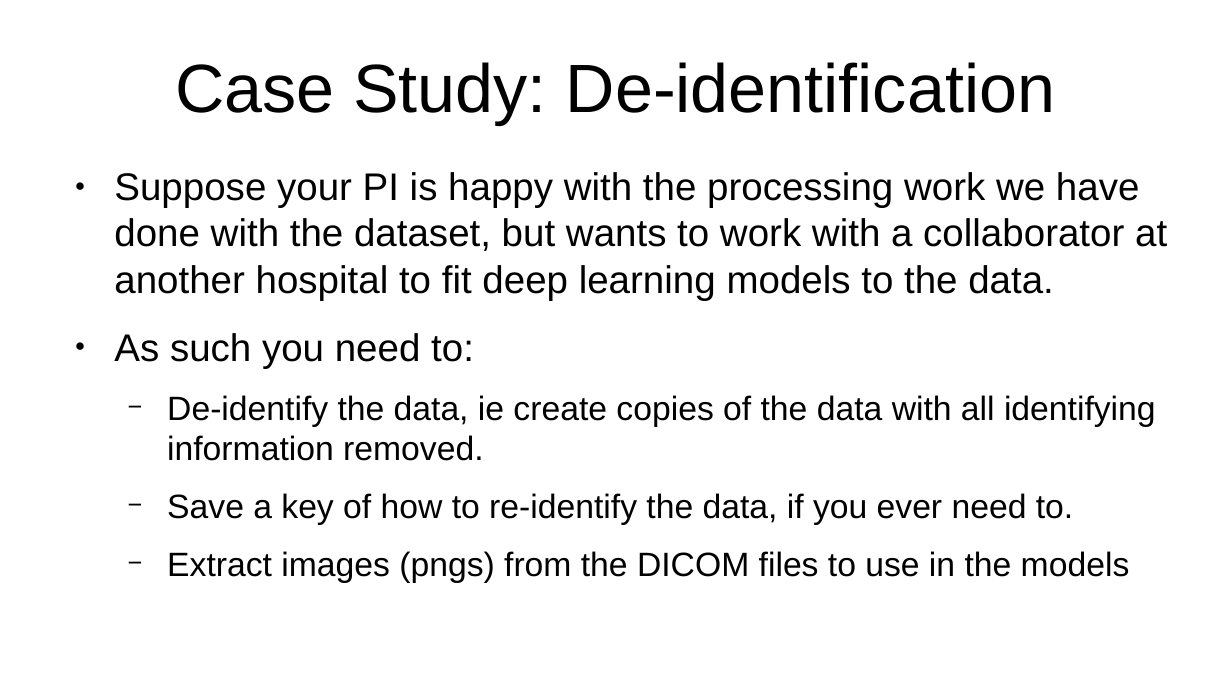
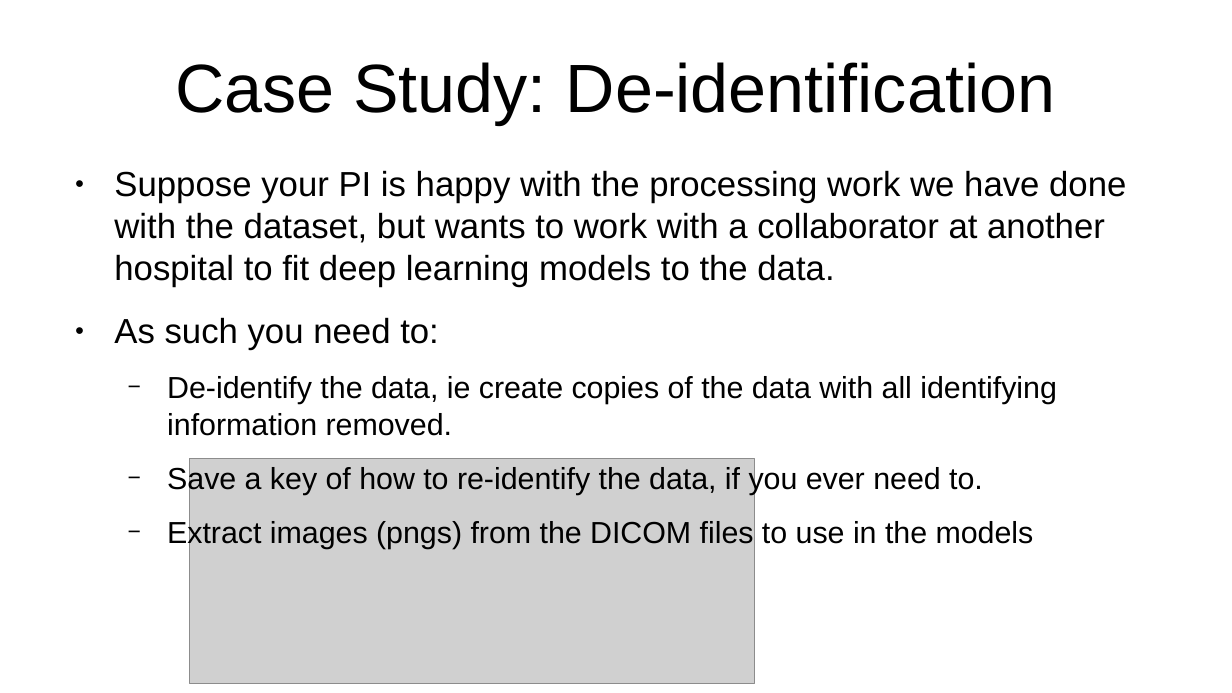
Before and after one commit to buzgalbraith/data-processing-workshop, a slide deck: slide 17 of slides/data_processing_slides.odp (slide 16 before the commit). Drawn at 1232x693 pixels with LibreOffice and Linux fonts; fonts in the diff are those of the drawing; grey boxes stand for pictures. Boxes give left, top, right and bottom in pixels: in the first picture for what was removed or moved away, otherwise in the second. Text is boxed around its words. In the diff, an @@ line names an element or a change of style, - is before the commit and + after.

```diff
--- a/slides/data_processing_slides.odp
+++ b/slides/data_processing_slides.odp
@@ text "Suppose your PI is happy ..." at <box>114,170,1126,549</box>: size 24.8 to 22.4 pt in "Suppose your PI is happy with the ...", "As such you need to:"; size 21.7 to 19.6 pt in "De-identify the data, ie create copies of ...", "Save a key of how to re-identify ...", "Extract images (pngs) from the DICOM files ..." @@
@@ picture added at <box>190,458,755,683</box> @@
```
Also in this commit, not shown: 9 other slides changed, 1 slide added, 2 other files.
